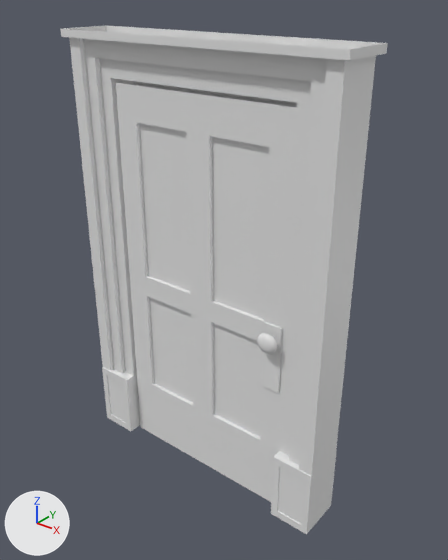
Before and after pictures for a commit that changed the Blender file Assets/models/doors/door_plain02d.blend.
Both versions are drawn from a 50 mm camera at (3.27, -3.63, 4.26) aimed at (0.29, 0.09, 1.95). The axes (+X, +Y, +Z) are drawn at lower left. The lights are the same throughout.

Names of what the first picture shows: 'door_interior03_body', 'door_interior03_frame', 'door_plate.001'.
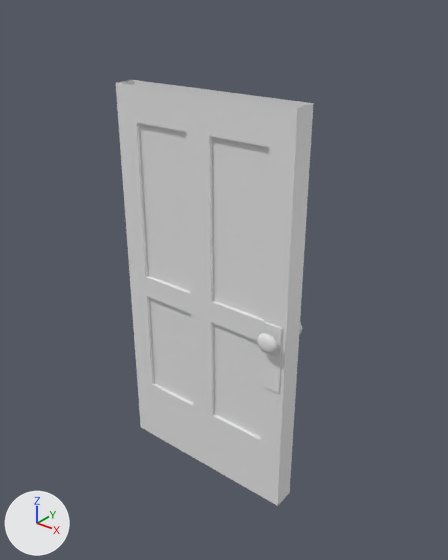
The change, as a diff of the scene's bpy script:
```diff
--- a/Assets/models/doors/door_plain02d.blend.py
+++ b/Assets/models/doors/door_plain02d.blend.py
@@ ob_door_interior03_frame @@
-ob_door_interior03_frame = bpy.data.objects.new('door_interior03_frame', me_cube_993)
-ob_door_interior03_frame.location = (0.171, 0.0, 2.161)
```

What differs and where, as boxes [x1, y1, x2, y2] in the pictures (448 x 560 px):
'door_interior03_frame', deleted: before [60, 25, 388, 535]
